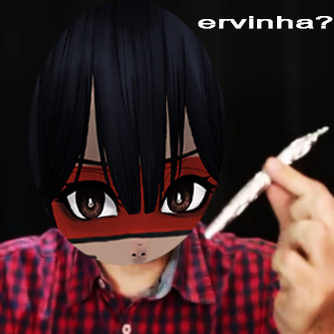
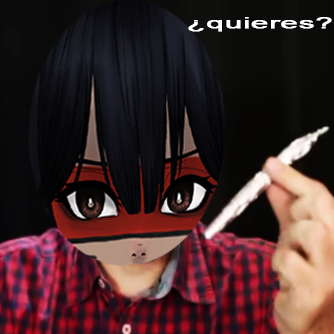
Layers edited between the first and the second 334×334 image:
renamed "ervinha?" to "¿quieres?", painted on it over [188, 16, 333, 32]
